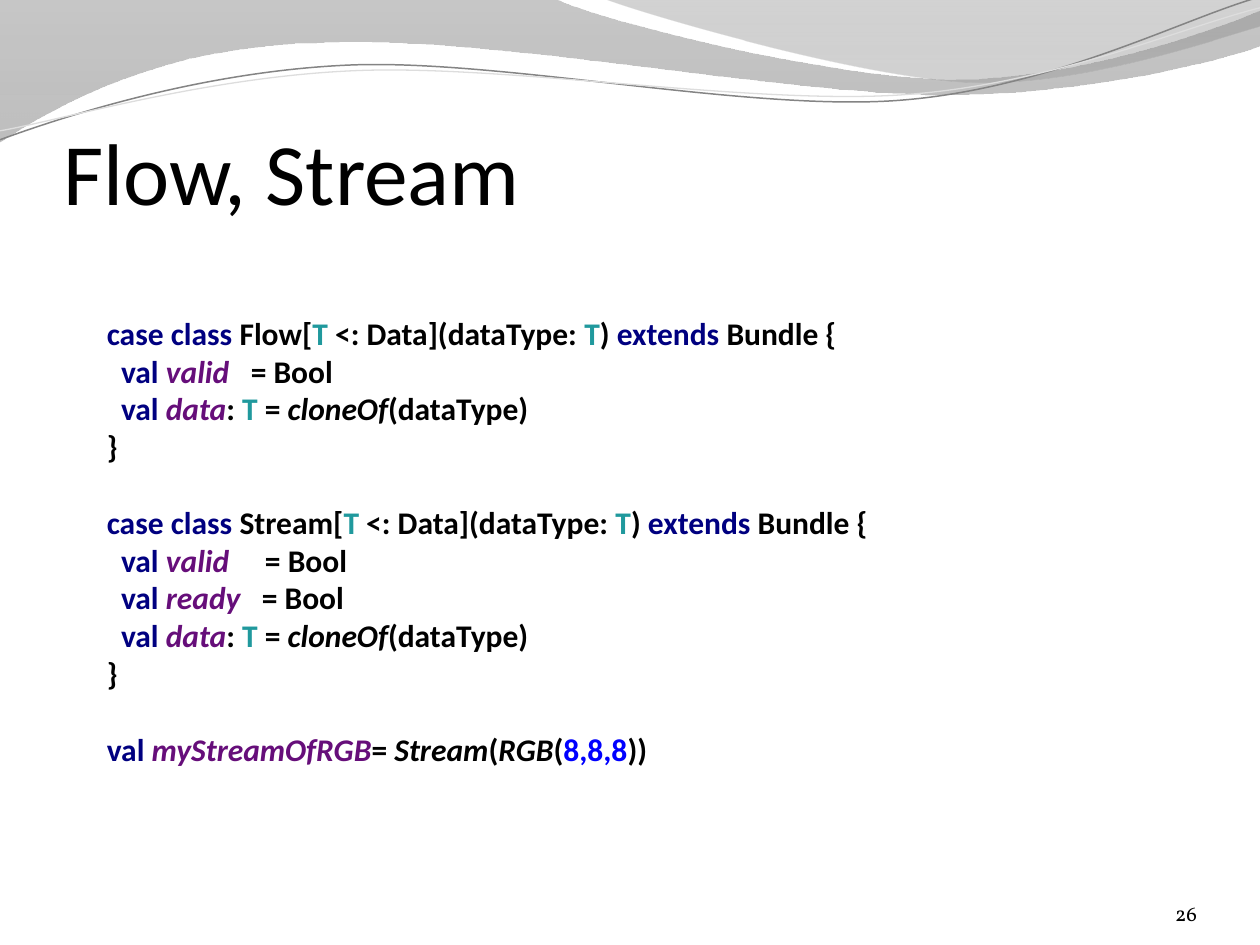
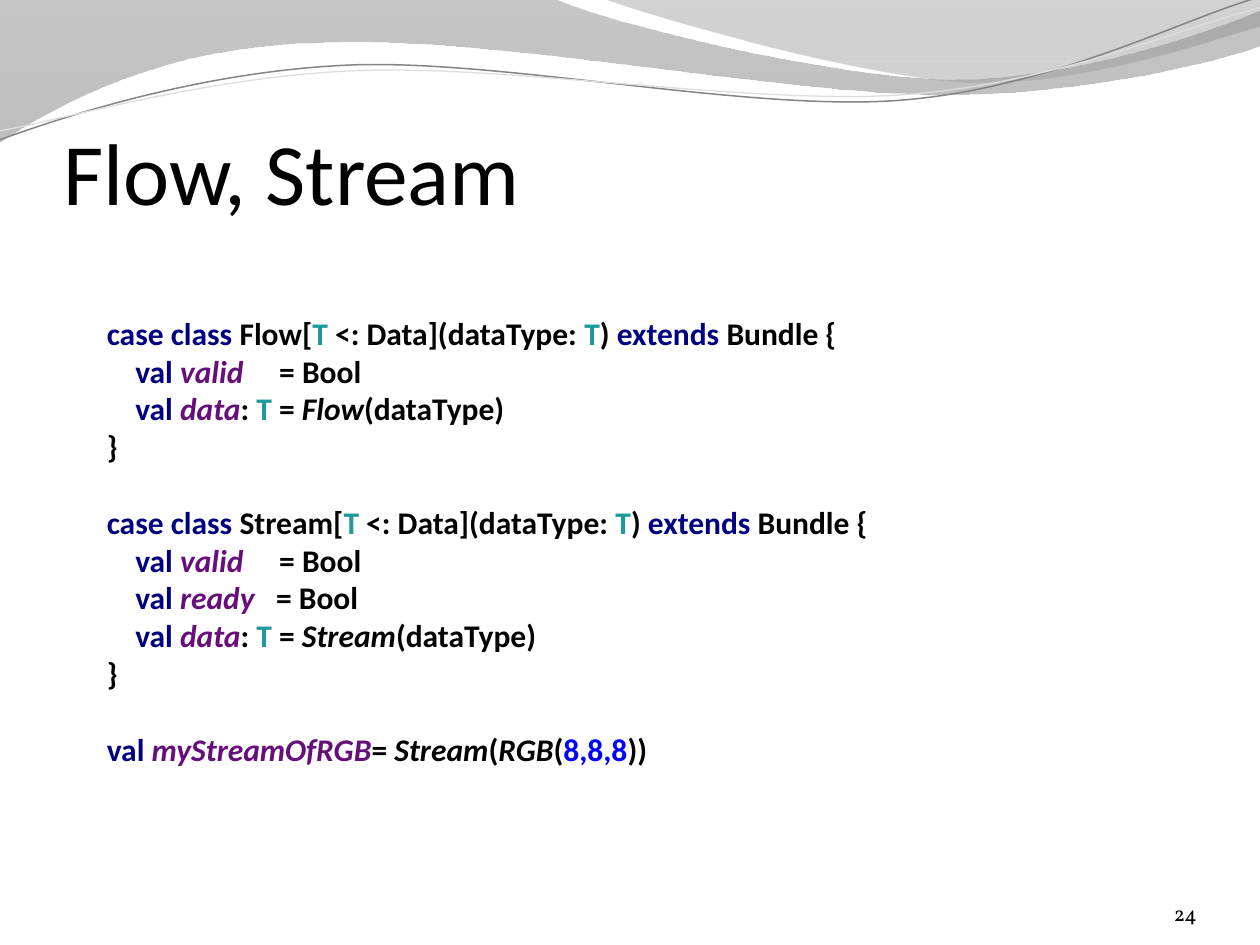
Before and after one commit to SpinalHDL/SpinalDoc, a slide deck: slide 24 of presentation/en/presentation.pptx (slide 26 before the commit). Drawn at 1260x945 pixels with LibreOffice and Linux fonts; fonts in the diff are those of the drawing; background and template pictures are left out. Boxes give left, top, right and bottom in pixels: in the first picture for what was removed or moved away, otherwise in the second. Text is boxed around its words. In the diff, an @@ line names an element or a change of style, - is before the commit and + after.

```diff
--- a/presentation/en/presentation.pptx
+++ b/presentation/en/presentation.pptx
@@ text at box(107, 322, 850, 652): text changed @@
-case class Flow[T <: Data](dataType: T) extends Bundle {
-val valid = Bool
-val data: T = cloneOf(dataType)
-}
-case class Stream[T <: Data](dataType: T) extends Bundle {
-val valid = Bool
-val ready = Bool
-val data: T = cloneOf(dataType)
-}
+case class Flow[T <: Data](dataType: T) extends Bundle {
+val valid = Bool
+val data: T = Flow(dataType)
+}
+case class Stream[T <: Data](dataType: T) extends Bundle {
+val valid = Bool
+val ready = Bool
+val data: T = Stream(dataType)
+}
@@ page number at box(1174, 910, 1197, 925): text changed @@
-26
+24
```
Also in this commit, not shown: 20 other slides changed, 3 slides added, 5 slides removed, 2 other files.
